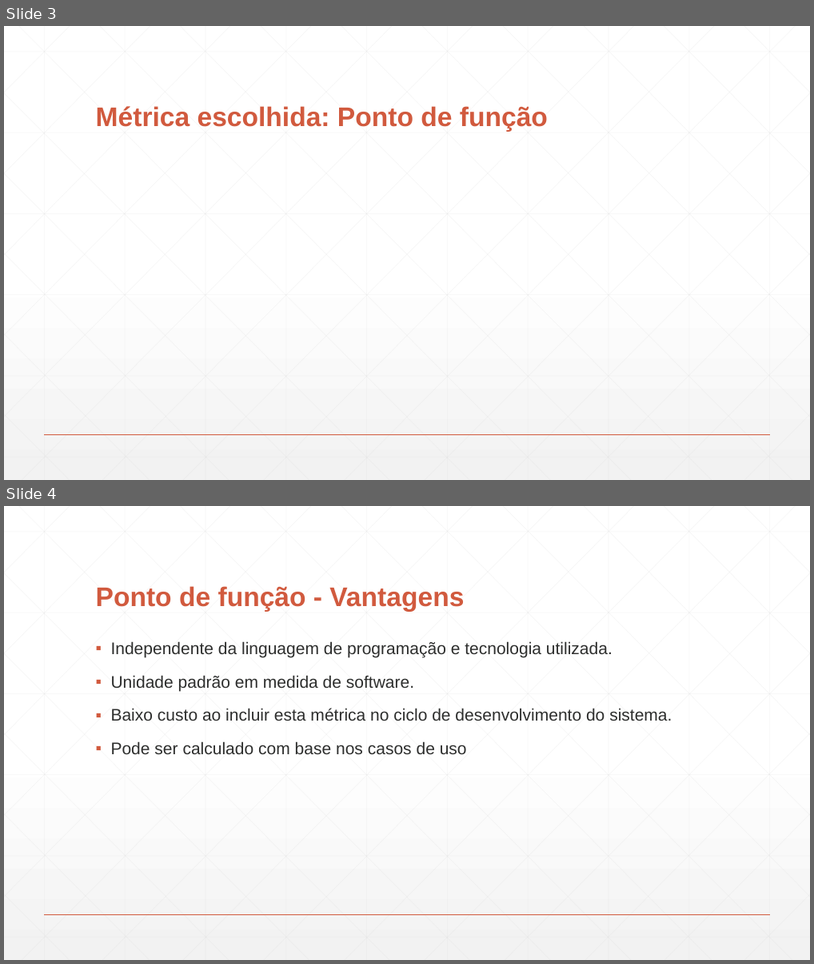
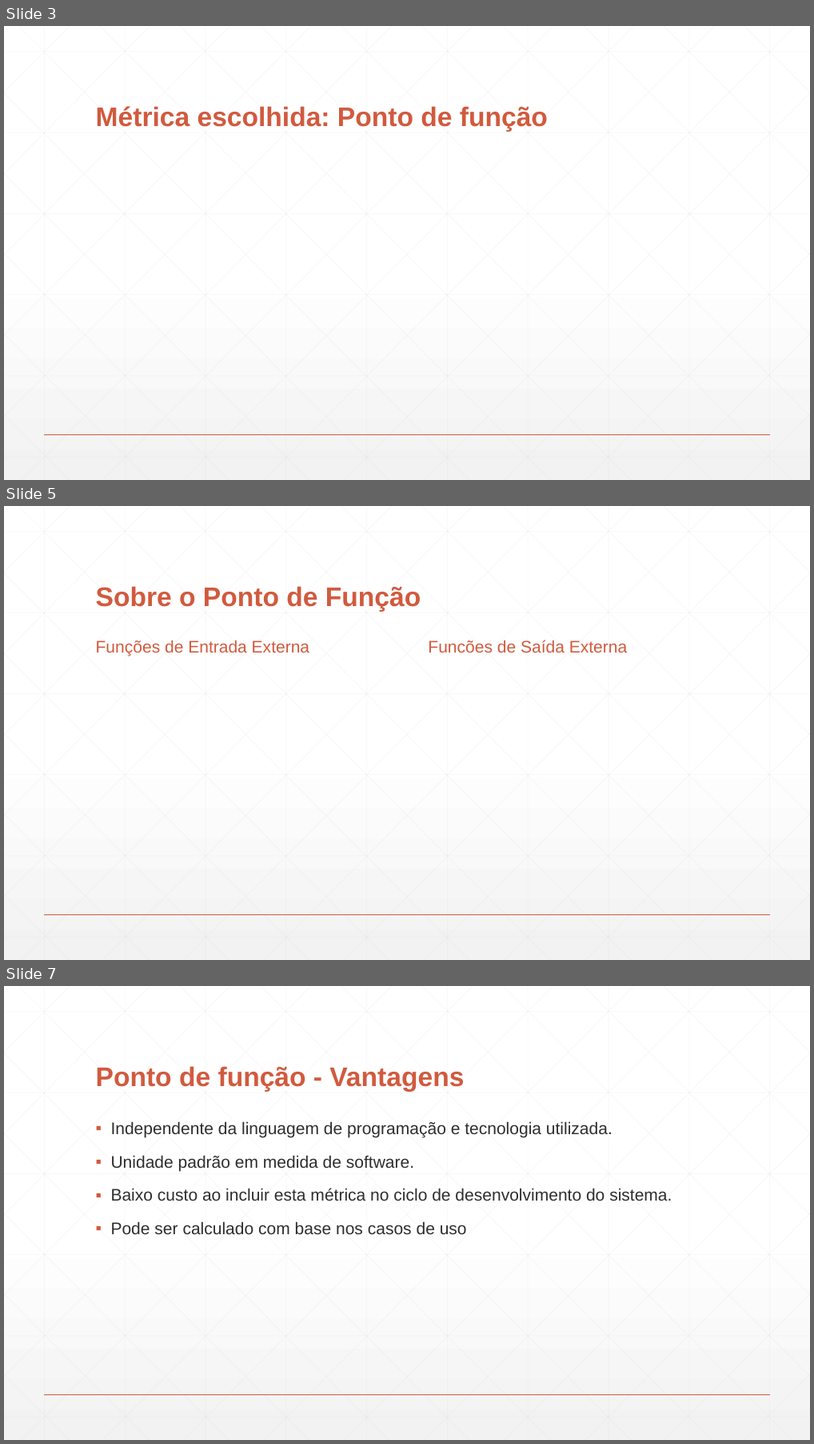
Before and after one commit to DudsNascimento/DuDente, a slide deck: Apresentação - Estimativas .pptx. Shown one above the other, each under a label of ours: slides 3 and 4 before the commit, slides 3, 5 and 7 after it; the slides between them are not shown. The pictures are 814x964 and 814x1444 pixels, drawn with LibreOffice and Linux fonts; fonts in the diff are those of the drawing. Boxes give left, top, right and bottom in pixels: in the first picture for what was removed or moved away, otherwise in the second. Text is boxed around its words. In the diff, an @@ line names an element or a change of style, - is before the commit and + after.

```diff
--- a/Apresentação - Estimativas .pptx
+++ b/Apresentação - Estimativas .pptx
@@ slide 5 added at (4, 506, 810, 960), background gradient #FFFFFF to #F2F2F2; not listed: 47 template elements that a slide beside it also shows @@
@@ title added at (96, 586, 421, 612), 32 pt, text #D15A3E, bold @@
+Sobre o Ponto de Função
@@ text added at (96, 640, 310, 656), 20 pt, text #D15A3E @@
+Funções de Entrada Externa
@@ text added at (428, 640, 627, 653), 20 pt, text #D15A3E @@
+Funcões de Saída Externa
@@ what was slide 4 is now slide 7 @@
```
Also in this commit, not shown: 1 slide changed, 2 other slides added.
